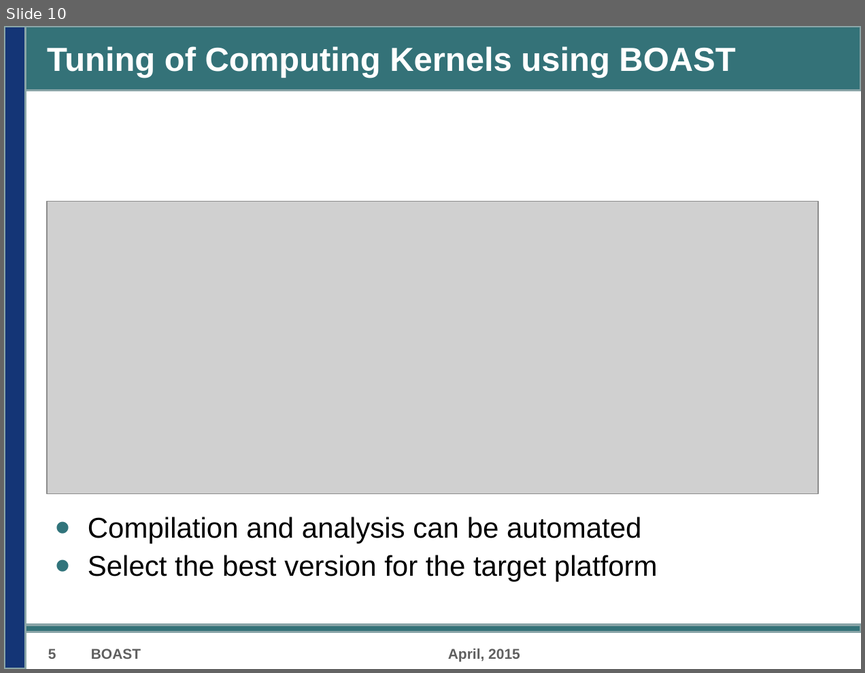
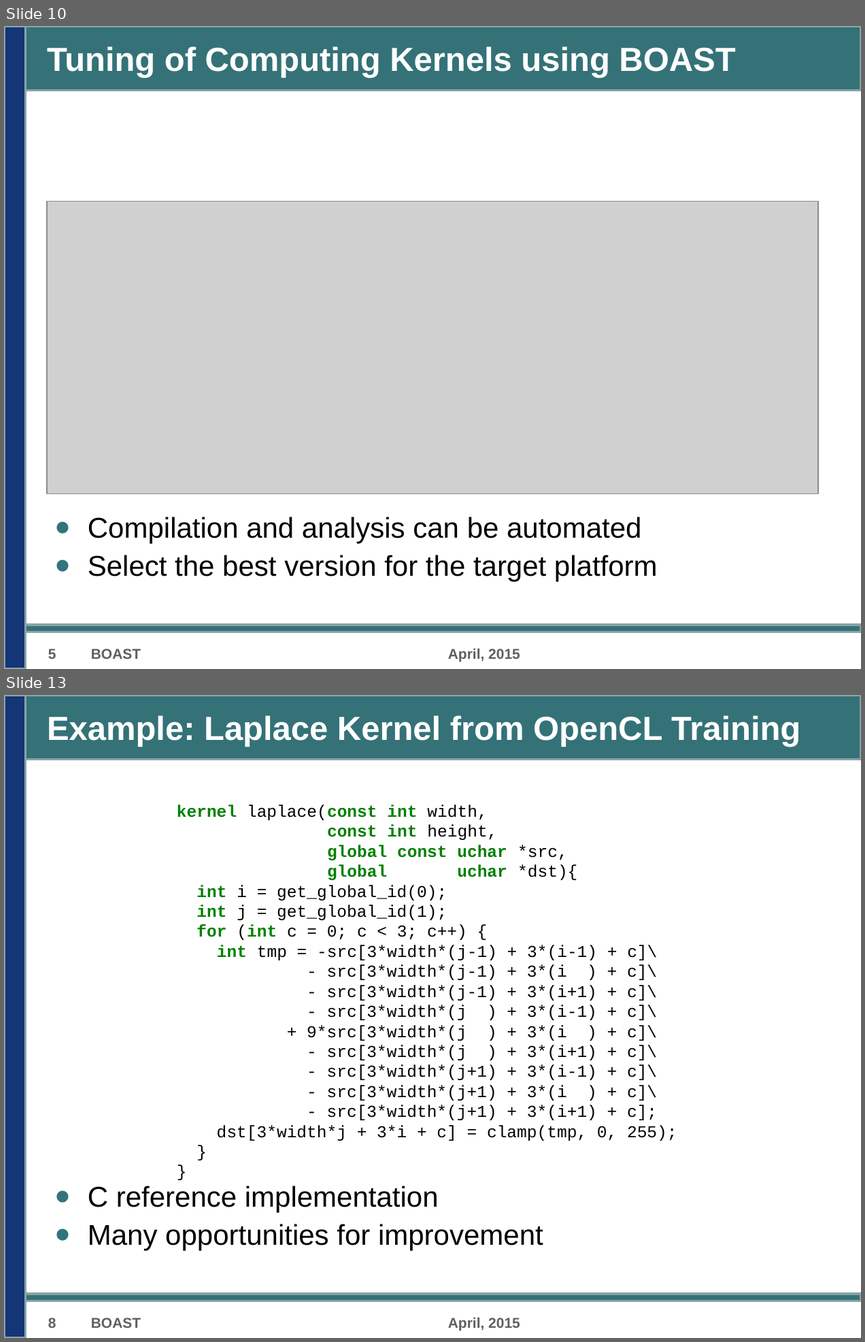
Before and after one commit to Nanosim-LIG/boast-lig, a slide deck: Paper/D5.5/D5.5.odp. Shown one above the other, each under a label of ours: slide 10 before the commit, slides 10 and 13 after it; the slides between them are not shown. The pictures are 865x673 and 865x1342 pixels, drawn with LibreOffice and Linux fonts; fonts in the diff are those of the drawing; grey boxes stand for pictures; background and template pictures are left out. Boxes give left, top, right and bottom in pixels: in the first picture for what was removed or moved away, otherwise in the second. Text is boxed around its words. In the diff, an @@ line names an element or a change of style, - is before the commit and + after.

```diff
--- a/Paper/D5.5/D5.5.odp
+++ b/Paper/D5.5/D5.5.odp
@@ slide 13 added at bbox=[4, 695, 861, 1338], background #FFFFFF; not listed: 3 template elements that a slide beside it also shows @@
@@ title added at bbox=[47, 715, 800, 747], 28 pt, text #FFFFFF, bold @@
+Example: Laplace Kernel from OpenCL Training
@@ text added at bbox=[177, 804, 677, 1140], 14 pt, text #000000 @@
+kernel laplace(const int width,
+const int height,
+global const uchar *src,
+global uchar *dst){
+int i = get_global_id(0);
+int j = get_global_id(1);
+for (int c = 0; c < 3; c++) {
+int tmp = -src[3*width*(j-1) + 3*(i-1) + c]\
+- src[3*width*(j-1) + 3*(i ) + c]\
+- src[3*width*(j-1) + 3*(i+1) + c]\
+- src[3*width*(j ) + 3*(i-1) + c]\
++ 9*src[3*width*(j ) + 3*(i ) + c]\
+- src[3*width*(j ) + 3*(i+1) + c]\
+- src[3*width*(j+1) + 3*(i-1) + c]\
+- src[3*width*(j+1) + 3*(i ) + c]\
+- src[3*width*(j+1) + 3*(i+1) + c];
+dst[3*width*j + 3*i + c] = clamp(tmp, 0, 255);
+}
+}
@@ text added at bbox=[88, 1185, 543, 1250], 24 pt, text #000000 @@
+• C reference implementation
+• Many opportunities for improvement
@@ text added at bbox=[48, 1317, 56, 1327], 12 pt, text #5F5F5F, bold @@
+8
@@ text added at bbox=[91, 1317, 141, 1327], 12 pt, text #5F5F5F, bold @@
+BOAST
@@ text added at bbox=[448, 1317, 520, 1331], 12 pt, text #5F5F5F, bold @@
+April, 2015
```
Also in this commit, not shown: 1 slide changed, 2 other slides added.
